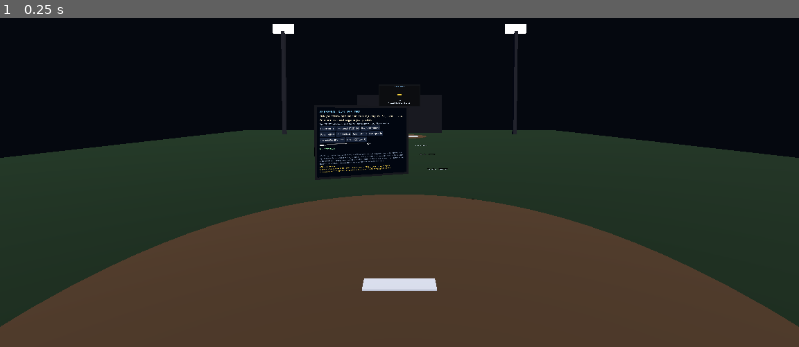
Above: before the commit, frame 1.
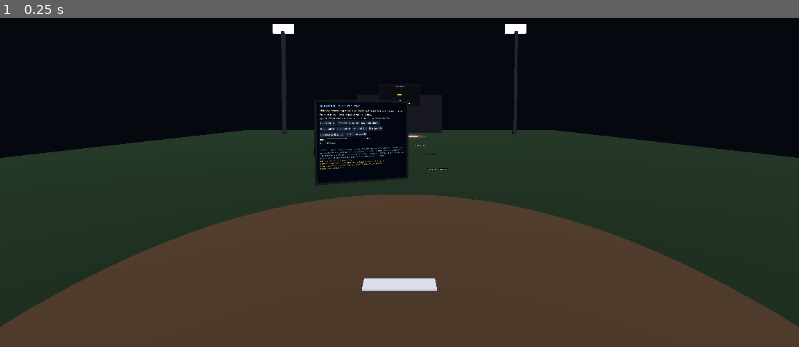
Above: after the commit, the same moment.

Repository: SibioJak/vr-baseball-duel
Game: Godot game, scene res://main.tscn
Two runs of this game, one before a commit and one after it. Both use one fixed random seed, a clock stepped at 60 frames per second and the inputs below.
Inputs:
- Up to frame 1 (0.25 s): no input

The runs differ from the first frame. In frame 1, 0.9% of the frame differs, in the area x 39-52%, y 25-51%.

Commit message:
Third fix pass: PVLDS-shaped rig (one controller per hand, default pose) + DEBUG v2 census
Field evidence from run 3: with pass 2's user-path tracker names but
TWO XRController3D per hand (explicit grip_pose/aim_pose), the DEBUG
block showed XRServer.get_tracker('/user/hand/...') == null - the
runtime registered NO hand trackers in this app while the HMD tracked
and PVLDS works on the same rig.

- Rig restructured to PVLDS's exact shape: ONE XRController3D per hand,
  tracker = OpenXR user path, pose never touched (class default
  'default'). Controller rep, pointer beam, held ball and throw
  sampling all derive from that single node; aim rides its -Z forward
  like PVLDS. Dead _off_hand_node removed; bindings/semantics unchanged.
- DEBUG v2: per-hand line (tracker found, live pose names, active,
  position, grip/trigger) plus session state and a full census of
  XRServer.get_trackers(TRACKER_ANY): every registered tracker with
  type and live poses, probed by known pose names. Panel grew
  (1024x880) so the census fits without clipping.
- Render test: fake trackers now also feed the 'default' pose;
  regression guards assert exactly 2 XRController3D in the rig,
  user-path trackers and default pose per hand, plus DEBUG census
  assertions. Logic 28/28, smoke 15/15, render 28/28.

Diff:
--- a/scripts/main.gd
+++ b/scripts/main.gd
@@ -14,8 +14,8 @@
 const ZONE_HALF_W: float = 0.216 # 17 in wide zone
 const BALL_R: float = 0.037
 
-const PANEL_PX: Vector2i = Vector2i(1024, 760)
-const PANEL_M: Vector2 = Vector2(1.20, 0.89)
+const PANEL_PX: Vector2i = Vector2i(1024, 880)
+const PANEL_M: Vector2 = Vector2(1.20, 1.03)
 const BOARD_PX: Vector2i = Vector2i(1024, 512)
 const BOARD_M: Vector2 = Vector2(3.3, 1.65)
 
@@ -52,8 +52,7 @@
 # ---------------------------------------------------------------- nodes
 var origin: XROrigin3D
 var cam: XRCamera3D
-var grip_ctrl: Dictionary = {} # "L"/"R" -> XRController3D (grip pose)
-var aim_ctrl: Dictionary = {}
+var hand_ctrl: Dictionary = {} # "L"/"R" -> the ONE XRController3D per hand (PVLDS shape)
 var ball_in_hand_mesh: MeshInstance3D
 var zone_frame: Node3D
 var zone_bottom: float = 0.48
@@ -265,26 +264,30 @@
 		fallback.look_at(Vector3(0.0, 1.0, PLATE_POS.z), Vector3.UP)
 		fallback.current = true
 	for hand: String in ["L", "R"]:
-		# Tracker names are the OpenXR user paths - this is exactly what
-		# PVLDS (Chris's working launcher, same PC/Quest/VD) uses. The
-		# shipped build used "left_hand"/"right_hand": no such trackers
-		# exist in the real runtime, so on hardware the controllers never
-		# got a pose, get_is_active() stayed false, and the reps/beam/ball
-		# all stayed hidden - while the render test fed fake trackers
-		# under those same wrong names and reported everything alive.
+		# PVLDS shape, copied exactly (third fix pass). PVLDS - Chris's
+		# working launcher on this same PC/Quest/VD - creates ONE
+		# XRController3D per hand, sets ONLY .tracker to the OpenXR user
+		# path, and never touches .pose (it stays the class default,
+		# "default"). This rig's history: pass 1 shipped tracker names
+		# "left_hand"/"right_hand", which no runtime registers. Pass 2
+		# fixed the names but kept TWO nodes per hand with explicit
+		# grip_pose/aim_pose - and the field DEBUG block then showed
+		# XRServer.get_tracker("/user/hand/...") returning NULL in this
+		# app while the HMD tracked fine: the runtime never registered
+		# hand trackers at all under the two-node pose-split shape, so
+		# every controller stayed inactive at the origin. So now: one
+		# node per hand, default pose, everything (rep, pointer, held
+		# ball, throw sampling) derived from that single node - and
+		# where a caller genuinely needs the aim/grip distinction it
+		# reads tracker.get_pose() off the XRPositionalTracker instead
+		# of spawning a second node.
 		var tracker_name: StringName = &"/user/hand/left" if hand == "L" else &"/user/hand/right"
-		var g := XRController3D.new()
-		g.tracker = tracker_name
-		g.pose = &"grip_pose"
-		origin.add_child(g)
-		grip_ctrl[hand] = g
-		var a := XRController3D.new()
-		a.tracker = tracker_name
-		a.pose = &"aim_pose"
-		origin.add_child(a)
-		aim_ctrl[hand] = a
-		_build_controller_rep(g, hand)
-		_build_pointer(a, hand)
+		var c := XRController3D.new()
+		c.tracker = tracker_name
+		origin.add_child(c)
+		hand_ctrl[hand] = c
+		_build_controller_rep(c, hand)
+		_build_pointer(c, hand)
 	# The ball you hold in your throwing hand - visible from the first frame,
 	# so the player's first sight in the scene is "I am holding a ball."
 	var ball_mesh := SphereMesh.new()
@@ -346,11 +349,12 @@
 	rep.add_child(tag)
 
 
-# The pointer lives on BOTH aim controllers from the start (the old build
+# The pointer lives on BOTH hand controllers from the start (the old build
 # grew the ray lazily onto whichever hand was off-hand at first use, and a
 # RayCast3D renders nothing - so the player saw no ray at all). The beam is
 # a thin box stretched along the ray; the marker parks at the hit point.
-func _build_pointer(aim: XRController3D, hand: String) -> void:
+# Aim = the controller node's own forward (-Z), exactly how PVLDS aims.
+func _build_pointer(ctrl: XRController3D, hand: String) -> void:
 	var ray := RayCast3D.new()
 	ray.name = "PointerRay" + hand
 	ray.target_position = Vector3(0.0, 0.0, -4.0)
@@ -360,7 +364,7 @@
 	# ever have registered even with a visible panel.
 	ray.collide_with_areas = true
 	ray.enabled = true
-	aim.add_child(ray)
+	ctrl.add_child(ray)
 	pointer_ray_by_hand[hand] = ray
 	var beam := MeshInstance3D.new()
 	var beam_mesh := BoxMesh.new()
@@ -374,7 +378,7 @@
 	beam.position = Vector3(0.0, 0.0, -2.0)
 	beam.scale = Vector3(1.0, 1.0, 4.0)
 	beam.visible = false
-	aim.add_child(beam)
+	ctrl.add_child(beam)
 	pointer_beam[hand] = beam
 	pointer_beam_mat[hand] = bmat
 	var hitm := MeshInstance3D.new()
@@ -387,18 +391,12 @@
 	hmat.albedo_color = Color(1.0, 0.9, 0.3)
 	hitm.material_override = hmat
 	hitm.visible = false
-	aim.add_child(hitm)
+	ctrl.add_child(hitm)
 	pointer_hit[hand] = hitm
 
 
 func _throw_hand_node() -> XRController3D:
-	var c: XRController3D = grip_ctrl[throwing_hand]
-	return c
-
-
-func _off_hand_node() -> XRController3D:
-	var other: String = "L" if throwing_hand == "R" else "R"
-	var c: XRController3D = aim_ctrl[other]
+	var c: XRController3D = hand_ctrl[throwing_hand]
 	return c
 
 
@@ -858,8 +856,8 @@
 	# Controller representations show whenever their controller is tracked.
 	for h: String in ["L", "R"]:
 		var rep: Node3D = ctrl_rep[h]
-		var gc: XRController3D = grip_ctrl[h]
-		rep.visible = gc.get_is_active()
+		var hc: XRController3D = hand_ctrl[h]
+		rep.visible = hc.get_is_active()
 	if mode == Mode.WATCH:
 		holding = false
 		ball_in_hand_mesh.visible = false
@@ -1405,38 +1403,91 @@
 	return "L" if throwing_hand == "R" else "R"
 
 
-# DEBUG (temporary): one line per hand tracing the whole input chain -
-# XRServer tracker registered -> pose has tracking data -> controller
-# active -> live position and analog values. If controllers ever go
-# missing again, this block on a screenshot names the dead link.
+# DEBUG v2 (temporary): enumerate, don't assume. One line per hand for
+# the duel's own chain, then a full census of EVERY tracker XRServer
+# knows - key, type, which known poses carry live data. The second
+# headset run showed NO-TRACKER for both hands in an app whose runtime
+# demonstrably had the same hardware working in PVLDS; if hands are
+# ever missing again, this census shows what the runtime DID register
+# (head only? hands under unexpected names?) and ends name-guessing.
+func _hand_tracker_name(hand: String) -> StringName:
+	return &"/user/hand/left" if hand == "L" else &"/user/hand/right"
+
+
+# XRPositionalTracker cannot enumerate its own poses, so probe the
+# pose names this project (and the class defaults) actually use.
+func _live_pose_names(t: XRPositionalTracker) -> PackedStringArray:
+	var live := PackedStringArray()
+	for pose_name: StringName in [&"default", &"default_pose", &"grip_pose", &"aim_pose", &"palm_pose"]:
+		var pose: XRPose = t.get_pose(pose_name)
+		if pose != null and pose.has_tracking_data:
+			live.append(String(pose_name))
+	return live
+
+
+func _tracker_type_text(t: XRPositionalTracker) -> String:
+	match t.get_tracker_type():
+		XRServer.TRACKER_HEAD:
+			return "HEAD"
+		XRServer.TRACKER_CONTROLLER:
+			return "CONTROLLER"
+		XRServer.TRACKER_BASESTATION:
+			return "BASESTATION"
+		XRServer.TRACKER_ANCHOR:
+			return "ANCHOR"
+	return "UNKNOWN(%d)" % t.get_tracker_type()
+
+
+func _session_state_text() -> String:
+	var iface: XRInterface = XRServer.find_interface("OpenXR")
+	if iface == null:
+		return "no-interface"
+	if not iface.has_method("get_session_state"):
+		return "n/a"
+	var names: Array = ["UNKNOWN", "IDLE", "READY", "SYNCHRONIZED", "VISIBLE", "FOCUSED", "STOPPING", "LOSS_PENDING", "EXITING"]
+	var idx: int = int(iface.get_session_state())
+	if idx >= 0 and idx < names.size():
+		return String(names[idx])
+	return str(idx)
+
+
 func _debug_hand_line(hand: String) -> String:
-	var tname: StringName = &"/user/hand/left" if hand == "L" else &"/user/hand/right"
-	var grip_c: XRController3D = grip_ctrl[hand]
-	var aim_c: XRController3D = aim_ctrl[hand]
+	var tname: StringName = _hand_tracker_name(hand)
+	var ctrl: XRController3D = hand_ctrl[hand]
 	var tracker: XRPositionalTracker = XRServer.get_tracker(tname)
 	var found: String = "FOUND" if tracker != null else "MISSING"
-	var pose_state: String = "NO-TRACKER"
-	if tracker != null:
-		var pose: XRPose = tracker.get_pose(&"grip_pose")
-		pose_state = "POSE-OK" if pose != null and pose.has_tracking_data else "NO-POSE"
-	var pos: Vector3 = grip_c.global_position
-	return "%s: tracker %s %s | active G:%s A:%s | pos (%.2f, %.2f, %.2f) | grip %.2f trig %.2f" % [
-		hand, found, pose_state,
-		str(grip_c.get_is_active()), str(aim_c.get_is_active()),
+	var live: PackedStringArray = _live_pose_names(tracker) if tracker != null else PackedStringArray()
+	var pos: Vector3 = ctrl.global_position
+	return "%s: tracker %s | poses: %s | active %s | pos (%.2f, %.2f, %.2f) | grip %.2f trig %.2f" % [
+		hand, found, "none" if live.is_empty() else ",".join(live),
+		str(ctrl.get_is_active()),
 		pos.x, pos.y, pos.z,
-		_input_float(grip_c, &"grip"), _input_float(aim_c, &"trigger")]
+		_input_float(ctrl, &"grip"), _input_float(ctrl, &"trigger")]
 
 
 func _update_debug() -> void:
 	if debug_label == null:
 		return
-	debug_label.text = "DEBUG - xr_ok: %s\n%s\n%s" % [
-		str(xr_ok), _debug_hand_line("L"), _debug_hand_line("R")]
+	var lines := PackedStringArray()
+	lines.append("DEBUG - xr_ok: %s | session: %s" % [str(xr_ok), _session_state_text()])
+	lines.append(_debug_hand_line("L"))
+	lines.append(_debug_hand_line("R"))
+	var trackers: Dictionary = XRServer.get_trackers(XRServer.TRACKER_ANY)
+	lines.append("XRServer trackers: %d registered" % trackers.size())
+	for key: Variant in trackers.keys():
+		var t: XRPositionalTracker = trackers[key] as XRPositionalTracker
+		if t == null:
+			lines.append("  %s: (not positional)" % String(key))
+			continue
+		var live: PackedStringArray = _live_pose_names(t)
+		lines.append("  %s [%s] poses: %s" % [
+			String(key), _tracker_type_text(t), "none" if live.is_empty() else ",".join(live)])
+	debug_label.text = "\n".join(lines)
 
 
 func _update_pointer(delta: float) -> void:
 	var off_hand: String = _off_hand()
-	var off_aim: XRController3D = aim_ctrl[off_hand]
+	var off_ctrl: XRController3D = hand_ctrl[off_hand]
 	var ray: RayCast3D = pointer_ray_by_hand[off_hand]
 	var beam: MeshInstance3D = pointer_beam[off_hand]
 	var beam_mat: StandardMaterial3D = pointer_beam_mat[off_hand]
@@ -1448,15 +1499,15 @@
 			var other_hit: MeshInstance3D = pointer_hit[h]
 			other_beam.visible = false
 			other_hit.visible = false
-	var active: bool = off_aim.get_is_active()
+	var active: bool = off_ctrl.get_is_active()
 	var hovering: bool = false
 	var ray_len: float = 4.0
-	var trig: float = _input_float(off_aim, &"trigger")
+	var trig: float = _input_float(off_ctrl, &"trigger")
 	if active and ray.is_colliding() and ray.get_collider() == panel_area:
 		hovering = true
 		var hit: Vector3 = ray.get_collision_point()
-		ray_len = off_aim.global_position.distance_to(hit)
-		hitm.position = off_aim.to_local(hit)
+		ray_len = off_ctrl.global_position.distance_to(hit)
+		hitm.position = off_ctrl.to_local(hit)
 		var local: Vector3 = panel_root.global_transform.affine_inverse() * hit
 		var u: float = clampf(local.x / PANEL_M.x + 0.5, 0.0, 1.0)
 		var v: float = clampf(0.5 - local.y / PANEL_M.y, 0.0, 1.0)
--- a/tests/render_spawn_view.gd
+++ b/tests/render_spawn_view.gd
@@ -13,6 +13,14 @@
 ## paths, same as PVLDS). The first version of this test fed trackers
 ## named "left_hand"/"right_hand", matching the production bug exactly,
 ## so the harness glowed green while real Touch controllers stayed dead.
+## THIRD headset run lesson: with the names fixed but TWO controller
+## nodes per hand (explicit grip_pose/aim_pose), the field DEBUG block
+## showed XRServer.get_tracker(user path) returning NULL - the runtime
+## registered no hand trackers in this app at all. PVLDS uses ONE node
+## per hand with the pose left at the class default. This test now
+## asserts that exact rig shape so the rig cannot drift back, and feeds
+## the fake trackers a pose under the default name ("default") that the
+## single nodes actually follow.
 ##   * the held ball is visible from spawn, in the throwing hand
 ##   * both controller representations exist and show while tracked
 ##   * the panel's UI quad sits on the PLAYER side of its backing plate
@@ -36,12 +44,16 @@
 		print("FAIL  ", name)
 
 
-func feed_tracker(tracker_name: StringName, hand: int, grip_tf: Transform3D, aim_tf: Transform3D) -> void:
+func feed_tracker(tracker_name: StringName, hand: int, node_tf: Transform3D, grip_tf: Transform3D, aim_tf: Transform3D) -> void:
 	var t := XRPositionalTracker.new()
 	t.name = tracker_name
 	t.set_tracker_hand(hand)
 	t.set_tracker_type(XRServer.TRACKER_CONTROLLER)
 	XRServer.add_tracker(t)
+	# "default" is the pose the production controllers follow (class
+	# default, never overridden - PVLDS shape); grip/aim are fed too
+	# because the DEBUG census probes them by name.
+	t.set_pose(&"default", node_tf, Vector3.ZERO, Vector3.ZERO, XRPose.XR_TRACKING_CONFIDENCE_HIGH)
 	t.set_pose(&"grip_pose", grip_tf, Vector3.ZERO, Vector3.ZERO, XRPose.XR_TRACKING_CONFIDENCE_HIGH)
 	t.set_pose(&"aim_pose", aim_tf, Vector3.ZERO, Vector3.ZERO, XRPose.XR_TRACKING_CONFIDENCE_HIGH)
 
@@ -60,8 +72,8 @@
 
 	# The ball is in the throwing hand from the very first frame.
 	check(main.ball_in_hand_mesh.visible, "ball visible at spawn (before any grip input)")
-	check(main.ball_in_hand_mesh.get_parent() == main.grip_ctrl["R"],
-		"ball rides the throwing hand (R grip controller)")
+	check(main.ball_in_hand_mesh.get_parent() == main.hand_ctrl["R"],
+		"ball rides the throwing hand (R hand controller)")
 
 	# Both controller representations exist and carry real geometry.
 	for h: String in ["L", "R"]:
@@ -94,17 +106,25 @@
 	var l_aim := Transform3D(Basis.looking_at((panel_center - l_aim_pos).normalized(), Vector3.UP), l_aim_pos)
 	var r_aim := Transform3D(Basis.looking_at(Vector3(0.0, -0.12, -1.0).normalized(), Vector3.UP),
 		Vector3(0.24, 1.04, -0.18))
-	feed_tracker(&"/user/hand/left", XRPositionalTracker.TRACKER_HAND_LEFT, l_grip, l_aim)
-	feed_tracker(&"/user/hand/right", XRPositionalTracker.TRACKER_HAND_RIGHT, r_grip, r_aim)
+	# The single node per hand follows the "default" pose: for the off
+	# (left) hand feed the aim transform there so its beam lands on the
+	# panel; for the throwing (right) hand feed the grip transform.
+	feed_tracker(&"/user/hand/left", XRPositionalTracker.TRACKER_HAND_LEFT, l_aim, l_grip, l_aim)
+	feed_tracker(&"/user/hand/right", XRPositionalTracker.TRACKER_HAND_RIGHT, r_grip, r_grip, r_aim)
 
-	# Regression guard: production controllers must ask for the tracker
-	# names the real OpenXR runtime registers (PVLDS parity). If anyone
-	# "simplifies" these back to left_hand/right_hand, this fails here
-	# instead of in Chris's headset.
-	check(main.grip_ctrl["L"].tracker == &"/user/hand/left", "L grip controller bound to /user/hand/left")
-	check(main.grip_ctrl["R"].tracker == &"/user/hand/right", "R grip controller bound to /user/hand/right")
-	check(main.aim_ctrl["L"].tracker == &"/user/hand/left", "L aim controller bound to /user/hand/left")
-	check(main.aim_ctrl["R"].tracker == &"/user/hand/right", "R aim controller bound to /user/hand/right")
+	# Regression guards, PVLDS shape (third pass): exactly ONE
+	# XRController3D per hand, tracker on the OpenXR user path, pose
+	# left at the class default ("default") - never an explicit
+	# grip_pose/aim_pose node split. Pass 2 fixed only the names and
+	# the runtime still registered no hand trackers on hardware.
+	var rig_ctrls: Array[Node] = main.origin.find_children("*", "XRController3D", true, false)
+	check(rig_ctrls.size() == 2, "rig has exactly ONE XRController3D per hand (found %d)" % rig_ctrls.size())
+	check(main.hand_ctrl.size() == 2, "hand_ctrl holds exactly two controllers")
+	for hg: String in ["L", "R"]:
+		var hc: XRController3D = main.hand_ctrl[hg]
+		var want: StringName = &"/user/hand/left" if hg == "L" else &"/user/hand/right"
+		check(hc.tracker == want, "%s controller bound to %s" % [hg, String(want)])
+		check(hc.pose == &"default", "%s controller pose left at class default (PVLDS shape)" % hg)
 
 	# Photo camera where the player's head is.
 	var photo_cam := Camera3D.new()
@@ -118,13 +138,15 @@
 	for i2: int in 4:
 		await process_frame
 
-	check(main.grip_ctrl["R"].get_is_active(), "fed tracker drives the R controller (active)")
+	check(main.hand_ctrl["R"].get_is_active(), "fed tracker drives the R controller (active)")
 
 	# The panel DEBUG block must be alive and reading the fed trackers:
 	# on hardware this is the block that names the dead link in the chain.
 	check(main.debug_label != null, "panel DEBUG block exists")
 	check(main.debug_label.text.contains("DEBUG"), "DEBUG block is updating")
 	check(main.debug_label.text.contains("FOUND"), "DEBUG block sees the fed trackers as FOUND")
+	check(main.debug_label.text.contains("XRServer trackers"), "DEBUG census line present (DEBUG v2 enumeration)")
+	check(main.debug_label.text.contains("/user/hand/left"), "DEBUG census lists the left hand tracker by name")
 	for h2: String in ["L", "R"]:
 		var rep2: Node3D = main.ctrl_rep[h2]
 		check(rep2.visible, "controller representation visible while tracked (%s)" % h2)
Binary file changed: tests/spawn_view.png
